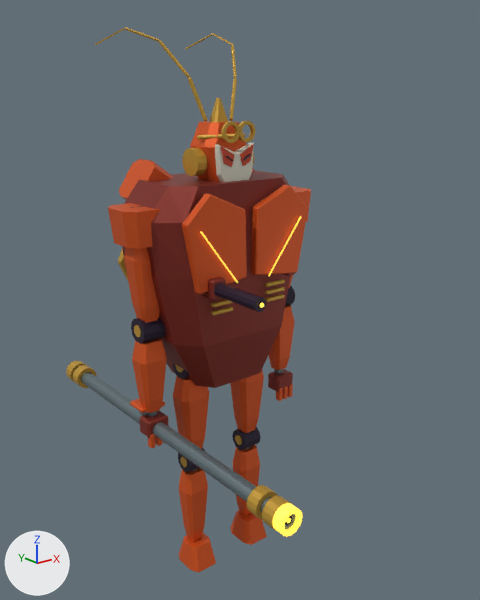
The Blender file out/morph_reference/t06/t06.blend, before and after one commit.
Before and after are seen from a 50 mm camera at (-4.53, -6.07, 5.85) aimed at (0.07, -0.32, 3.55). The lights are fixed; the arrows at lower left show +X, +Y and +Z. The older version comes first.

Names of what the first picture shows: 'Agile monkey helmet', 'Continuous tapered limb armor', 'Continuous tapered limb armor.002', 'Continuous tapered limb armor.003', 'Continuous tapered limb armor.005', 'Continuous tapered limb armor.006', 'Continuous tapered limb armor.007', 'Independent shoulder cap.001', 'Long handheld golden plasma staff', 'Shared sealed ventral hull', 'Split tapered pectoral armor', 'Split tapered pectoral armor.001' and 52 more.
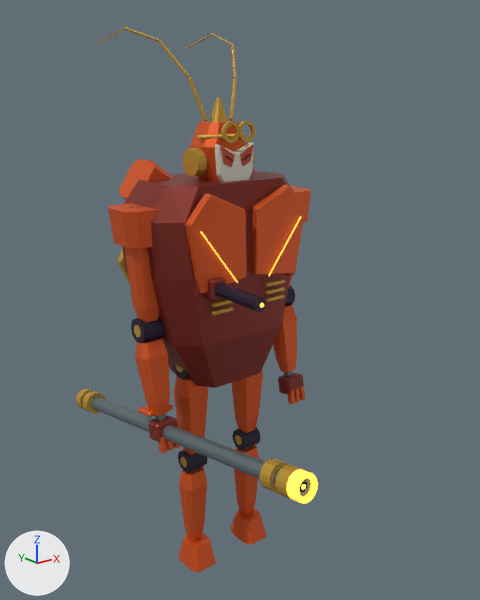
ob_elbow_l is not drawn itself; it is the parent of ob_wrist_l, ob_exposed_articulated_load_piston_005, ob_continuous_tapered_limb_armor_005, ob_exposed_limb_articulation_axle_005, ob_limb_silver_axle_cap_005.
ob_elbow_r is not drawn itself; it is the parent of ob_wrist_r, ob_exposed_articulated_load_piston_007, ob_continuous_tapered_limb_armor_007, ob_exposed_limb_articulation_axle_007, ob_limb_silver_axle_cap_007.

The change in detail:
Object 'elbow_l' (ob_elbow_l) turns from (0, 0, 0) to (-10, 0, 0) degrees about x, y and z.
Object 'elbow_r' (ob_elbow_r) turns from (0, 0, 0) to (-10, 0, 0) degrees about x, y and z.

Changed parts and their boxes [x1, y1, x2, y2] in the pictures (480 x 600 px):
'Long handheld golden plasma staff', turned: before [81, 372, 296, 529]; after [91, 397, 311, 497]
'Continuous tapered limb armor.007', turned: before [132, 338, 167, 413]; after [135, 338, 170, 416]
'Plasma staff open crown muzzle', turned: before [272, 503, 303, 537]; after [286, 469, 318, 504]
'Continuous tapered limb armor.005', turned: before [268, 305, 295, 370]; after [273, 304, 297, 372]
'Plasma staff golden terminal ring.002', turned: before [247, 485, 277, 519]; after [259, 458, 289, 493]
'Plasma staff golden terminal ring.003', turned: before [262, 495, 293, 530]; after [275, 465, 304, 501]
'Articulated palm.001', turned: before [140, 410, 168, 438]; after [148, 415, 178, 442]
'Articulated palm', turned: before [268, 369, 293, 392]; after [278, 372, 304, 395]
'Exposed limb articulation axle.007', turned: before [131, 317, 166, 344]; after [131, 317, 165, 343]
'Plasma staff golden terminal ring.001', turned: before [73, 365, 97, 388]; after [83, 391, 106, 414]
'Plasma staff golden terminal ring', turned: before [66, 361, 87, 381]; after [76, 389, 93, 410]
'Articulated charge shutter', turned: before [130, 399, 165, 413]; after [138, 404, 173, 417]
'Armored finger.003', turned: before [148, 434, 156, 448]; after [158, 437, 167, 453]
'Armored finger', turned: before [276, 388, 283, 401]; after [288, 390, 295, 404]
'Exposed limb articulation axle.005', turned (mostly hidden): [285, 285, 295, 306] in both
'Armored finger.001', turned: before [282, 386, 288, 399]; after [294, 388, 300, 402]
'Armored finger.002', turned: before [287, 384, 293, 397]; after [299, 386, 305, 400]
'Armored finger.004', turned: before [155, 436, 162, 446]; after [166, 440, 174, 451]
'Exposed articulated load piston.007', turned: before [147, 411, 157, 417]; after [155, 414, 166, 421]
'Limb silver axle cap.007', turned: before [134, 325, 141, 337]; after [134, 325, 141, 338]
'Exposed articulated load piston.005', turned: before [274, 369, 283, 373]; after [284, 371, 293, 376]
'Weapon muzzle energy aperture.001', turned: before [286, 518, 291, 523]; after [301, 484, 306, 490]
'Armored finger.005', turned (not visible before): after [173, 443, 180, 448]
